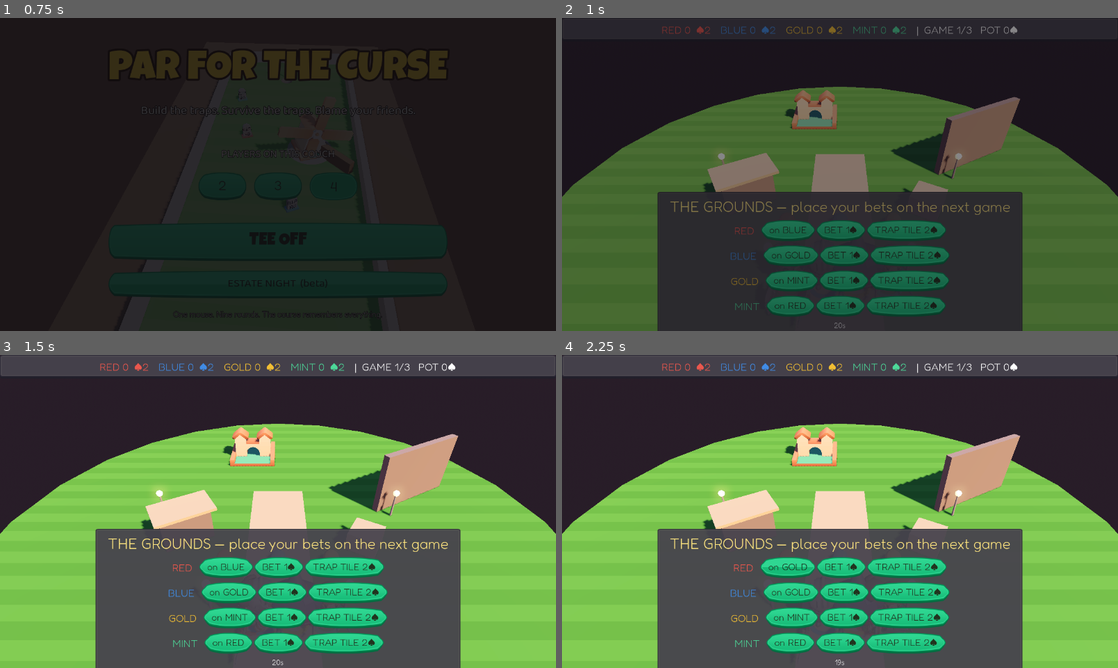
Above: before the commit, frames 1-4 (two rows, left to right).
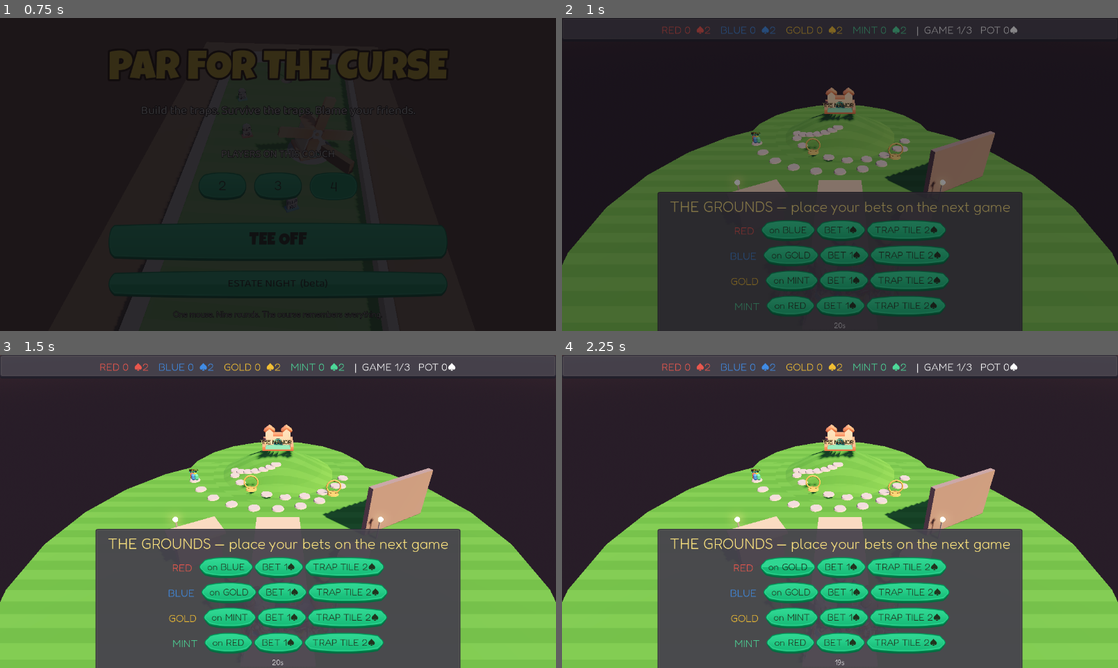
Above: after the commit, the same moments.

Repository: substrateagnostic/ill-will
Game: Godot game, scene res://scenes/menu.tscn
Same seed, same stepped clock (60 frames per second), same inputs: the game is played once before the commit and once after it.
Inputs (mouse positions are in pixels of both pictures, inside the frame that each line leads up to):
- Up to frame 1 (0.75 s): click "ESTATE NIGHT (beta)" at 0.5 s
- Up to frame 2 (1 s): no input
- Up to frame 3 (1.5 s): tap Enter at 1.25 s; move the mouse to (400, 495) at 1.27 s; hold D from 1.28 s (still down); tap E at 1.35 s; click (400, 495) at 1.42 s
- Up to frame 4 (2.25 s): tap Space at 1.52, 1.82 s; release D at 2 s; click "on BLUE" at 2 s

Frame 1 is identical in both runs. In frame 2, 17% of the frame differs, in the area x 0-100%, y 22-79%; in frame 3, 18%, in the area x 0-100%, y 0-79%; in frame 4, 18%.

Commit message:
The Pilgrimage Trail: leaderboard as terrain
26-stone serpentine up the hill to the Manor; pawns advance by points
earned (never dice); Reckoning parade animates advancement worst-first,
winner last; TOLLGATE stations claimable (passers pay the owner 1 grudge);
summit = instant night victory; champion statues erected at the Manor
gates, persisted across sessions. Hill + camera reframe.

Co-Authored-By: Claude Fable 5 <noreply@anthropic.com>

Diff:
--- a/estate/estate.gd
+++ b/estate/estate.gd
@@ -59,6 +59,7 @@
 	PlayerInput.auto_assign(GameState.player_count)
 	_spawn_walkers()
 	_spawn_toys()
+	$Trail.build(EstateState.players, EstateState.gate_statues)
 	_redraw_monuments()
 	_redraw_graffiti()
 	banner.visible = false
@@ -446,15 +447,57 @@
 	for c in phase_box.get_children():
 		if c is Label and c.modulate.a == 0.0:
 			var tw := create_tween()
-			tw.tween_interval(0.4 * i)
+			tw.tween_interval(0.35 * i)
 			tw.tween_property(c, "modulate:a", 1.0, 0.3)
 			i += 1
+	await get_tree().create_timer(0.35 * ticker.size() + 0.5).timeout
+	var summit := await _run_parade()
+	if summit >= 0:
+		_flash("%s REACHES THE MANOR!" % EstateState.players[summit].name, EstateState.players[summit].color, 3.0)
+		await get_tree().create_timer(2.0).timeout
+		_end_night(summit)
+		return
 	var btn := Button.new()
 	btn.text = "BACK TO THE GROUNDS" if EstateState.games_played < EstateState.night_length else "END THE NIGHT"
 	btn.pressed.connect(_after_reckoning)
 	phase_box.add_child(btn)
 	if bots:
-		get_tree().create_timer(2.5 + 0.4 * ticker.size()).timeout.connect(_after_reckoning)
+		get_tree().create_timer(2.0).timeout.connect(_after_reckoning)
+
+## Advances every pawn by the points just earned, worst first, winner last.
+## Handles tollgate claims/payments. Returns a summit player index or -1.
+func _run_parade() -> int:
+	var order: Array = EstateState.last_deltas.keys()
+	order.sort_custom(func(a, b): return EstateState.last_deltas[a] < EstateState.last_deltas[b])
+	var summit := -1
+	for p in order:
+		var delta: int = EstateState.last_deltas[p]
+		if delta <= 0:
+			continue
+		var from: int = EstateState.trail_pos[p]
+		var to: int = mini(from + delta, Trail.STONES - 1)
+		if to == from:
+			continue
+		var tw: Tween = $Trail.advance_pawn(p, from, to)
+		await tw.finished
+		EstateState.trail_pos[p] = to
+		for s in range(from + 1, to + 1):
+			if s in Trail.TOLLGATES:
+				if not EstateState.tollgates.has(s):
+					EstateState.tollgates[s] = p
+					_flash("%s CLAIMS THE TOLLGATE" % EstateState.players[p].name, EstateState.players[p].color, 1.6)
+					EstateState.add_graffiti("%s claimed a tollgate" % EstateState.players[p].name)
+				elif EstateState.tollgates[s] != p:
+					var owner_idx: int = EstateState.tollgates[s]
+					var taken := EstateState.steal_grudge(p, owner_idx, 1)
+					if taken > 0:
+						_flash("%s PAYS %s'S TOLL (1♠)" % [EstateState.players[p].name, EstateState.players[owner_idx].name], EstateState.players[owner_idx].color, 1.6)
+				await get_tree().create_timer(0.7).timeout
+		if to >= Trail.STONES - 1:
+			summit = p
+		_rebuild_top_bar()
+	_redraw_graffiti()
+	return summit
 
 func _after_reckoning() -> void:
 	if phase != Phase.RECKONING:
@@ -464,9 +507,10 @@
 	else:
 		_enter_grounds()
 
-func _end_night() -> void:
+func _end_night(champ_override := -1) -> void:
 	phase = Phase.NIGHT_END
-	var champ = EstateState.end_night()
+	var champ = EstateState.end_night(champ_override)
+	$Trail.add_statue(EstateState.gate_statues.back(), EstateState.gate_statues.size() - 1)
 	_redraw_monuments()
 	_rebuild_top_bar()
 	phase_panel.visible = false
--- a/estate/estate.tscn
+++ b/estate/estate.tscn
@@ -1,6 +1,7 @@
-[gd_scene load_steps=15 format=3]
+[gd_scene load_steps=16 format=3]
 
 [ext_resource type="Script" path="res://estate/estate.gd" id="1"]
+[ext_resource type="Script" path="res://estate/trail.gd" id="5_trail"]
 [ext_resource type="FontFile" path="res://assets/fonts/LuckiestGuy-Regular.ttf" id="2_luckiest"]
 [ext_resource type="Texture2D" path="res://assets/textures/grass_stripes.png" id="3_grass"]
 [ext_resource type="PackedScene" path="res://assets/models/minigolf/castle.glb" id="4_castle"]
@@ -74,8 +75,29 @@
 use_collision = true
 material = SubResource("mat_lawn")
 
+[node name="Hill" type="CSGCylinder3D" parent="Grounds"]
+transform = Transform3D(1, 0, 0, 0, 1, 0, 0, 0, 1, 0, 0.02, -13)
+radius = 7.0
+height = 0.1
+cone = true
+sides = 20
+use_collision = true
+material = SubResource("mat_lawn")
+
+[node name="HillMound" type="CSGCylinder3D" parent="Grounds"]
+transform = Transform3D(1, 0, 0, 0, 1, 0, 0, 0, 1, 0, 1.05, -13)
+radius = 4.2
+height = 2.1
+cone = true
+sides = 20
+use_collision = true
+material = SubResource("mat_lawn")
+
 [node name="Castle" parent="Grounds" instance=ExtResource("4_castle")]
-transform = Transform3D(2.6, 0, 0, 0, 2.6, 0, 0, 0, 2.6, -1.5, 0, -10.5)
+transform = Transform3D(2.2, 0, 0, 0, 2.2, 0, 0, 0, 2.2, 0, 2.05, -13)
+
+[node name="Trail" type="Node3D" parent="."]
+script = ExtResource("5_trail")
 
 [node name="Walkers" type="Node3D" parent="Grounds"]
 
@@ -168,7 +190,7 @@
 environment = SubResource("env")
 
 [node name="Camera3D" type="Camera3D" parent="."]
-transform = Transform3D(1, 0, 0, 0, 0.798636, 0.601815, 0, -0.601815, 0.798636, 0, 8.5, 6.5)
+transform = Transform3D(1, 0, 0, 0, 0.848, 0.529, 0, -0.529, 0.848, 0, 9.6, 8.2)
 fov = 55.0
 attributes = SubResource("cam_attr")
 
--- /dev/null
+++ b/estate/trail.gd
@@ -0,0 +1,136 @@
+class_name Trail
+extends Node3D
+## The Pilgrimage Trail: 26 stones spiraling up the hill to the Manor.
+## Pawns advance by points earned (never dice). Stations have teeth.
+
+signal gate_paid(payer: int, owner_idx: int)
+
+const STONES := 26
+const TOLLGATES := [8, 16]
+const HILL_CENTER := Vector3(0, 0, -13)
+const HILL_HEIGHT := 2.1
+const R_OUT := 6.2
+const R_IN := 1.6
+
+var pawns := {}
+var stone_nodes: Array = []
+
+func stone_pos(i: int) -> Vector3:
+	var t := float(i) / float(STONES - 1)
+	var ang_deg: float
+	var r: float
+	if t < 0.4:
+		var s := t / 0.4
+		ang_deg = lerpf(165.0, 15.0, s)
+		r = lerpf(6.2, 4.9, s)
+	elif t < 0.75:
+		var s := (t - 0.4) / 0.35
+		ang_deg = lerpf(15.0, 165.0, s)
+		r = lerpf(4.9, 3.3, s)
+	else:
+		var s := (t - 0.75) / 0.25
+		ang_deg = lerpf(165.0, 95.0, s)
+		r = lerpf(3.3, 1.7, s)
+	var ang := deg_to_rad(ang_deg)
+	var h := maxf(0.0, HILL_HEIGHT * (1.0 - r / 4.2))
+	return HILL_CENTER + Vector3(cos(ang) * r, h + 0.06, sin(ang) * r)
+
+func build(players: Array, statues: Array) -> void:
+	for i in STONES:
+		var s := MeshInstance3D.new()
+		var mesh := CylinderMesh.new()
+		mesh.top_radius = 0.34
+		mesh.bottom_radius = 0.38
+		mesh.height = 0.09
+		s.mesh = mesh
+		var mat := StandardMaterial3D.new()
+		var is_gate := i in TOLLGATES
+		mat.albedo_color = Color(0.85, 0.7, 0.35) if is_gate else Color(0.75, 0.73, 0.7)
+		mat.roughness = 0.85
+		s.material_override = mat
+		add_child(s)
+		s.global_position = stone_pos(i)
+		stone_nodes.append(s)
+		if is_gate:
+			var arch := MeshInstance3D.new()
+			var am := TorusMesh.new()
+			am.inner_radius = 0.4
+			am.outer_radius = 0.5
+			arch.mesh = am
+			arch.material_override = mat
+			add_child(arch)
+			arch.global_position = stone_pos(i) + Vector3(0, 0.5, 0)
+			arch.rotation_degrees.x = 90.0
+		if i == STONES - 1:
+			var flag_lbl := Label3D.new()
+			flag_lbl.text = "THE MANOR"
+			flag_lbl.font_size = 60
+			flag_lbl.pixel_size = 0.006
+			flag_lbl.billboard = BaseMaterial3D.BILLBOARD_ENABLED
+			flag_lbl.modulate = Color(1, 0.9, 0.5)
+			flag_lbl.outline_size = 14
+			add_child(flag_lbl)
+			flag_lbl.global_position = stone_pos(i) + Vector3(0, 1.6, 0)
+	for pl in players:
+		var pawn := _make_pawn(pl.color, pl.name)
+		add_child(pawn)
+		pawns[pl.index] = pawn
+		_seat_pawn(pl.index, 0)
+	_draw_statues(statues)
+
+func _make_pawn(color: Color, pname: String) -> Node3D:
+	var root := Node3D.new()
+	var body := MeshInstance3D.new()
+	var bm := CapsuleMesh.new()
+	bm.radius = 0.13
+	bm.height = 0.46
+	body.mesh = bm
+	var mat := StandardMaterial3D.new()
+	mat.albedo_color = color
+	mat.roughness = 0.4
+	body.material_override = mat
+	body.position.y = 0.28
+	root.add_child(body)
+	var tag := Label3D.new()
+	tag.text = pname
+	tag.font_size = 34
+	tag.pixel_size = 0.005
+	tag.billboard = BaseMaterial3D.BILLBOARD_ENABLED
+	tag.modulate = color
+	tag.outline_size = 8
+	tag.position.y = 0.72
+	root.add_child(tag)
+	return root
+
+func _seat_pawn(p: int, stone: int) -> void:
+	var offset := Vector3(0.12 * (p - 1.5), 0, 0.1 * ((p % 2) * 2 - 1))
+	pawns[p].global_position = stone_pos(stone) + offset
+
+## Animated advancement; calls gate_cb(payer, gate_idx) when crossing an
+## owned tollgate stone (claim/pay handled by the caller). Returns the tween.
+func advance_pawn(p: int, from_stone: int, to_stone: int) -> Tween:
+	var tw := create_tween()
+	for s in range(from_stone + 1, to_stone + 1):
+		var target := stone_pos(s) + Vector3(0.12 * (p - 1.5), 0, 0.1 * ((p % 2) * 2 - 1))
+		tw.tween_property(pawns[p], "global_position", target + Vector3(0, 0.25, 0), 0.11)
+		tw.tween_property(pawns[p], "global_position", target, 0.09)
+		tw.tween_callback(Sfx.play.bind("card", -12.0, 0.15))
+	return tw
+
+func add_statue(st: Dictionary, idx: int) -> void:
+	var col := Color.from_string(str(st.color), Color.WHITE)
+	var statue := _make_pawn(col, str(st.owner))
+	statue.scale = Vector3(1.5, 1.5, 1.5)
+	add_child(statue)
+	var ang := deg_to_rad(200.0 + (idx % 8) * 20.0)
+	statue.global_position = stone_pos(STONES - 1) + Vector3(cos(ang) * 1.3, 0, sin(ang) * 1.3)
+
+func _draw_statues(statues: Array) -> void:
+	for i in statues.size():
+		var st: Dictionary = statues[i]
+		var col := Color.from_string(str(st.color), Color.WHITE)
+		var statue := _make_pawn(col, str(st.owner))
+		statue.scale = Vector3(1.5, 1.5, 1.5)
+		add_child(statue)
+		var ang := deg_to_rad(200.0 + (i % 8) * 20.0)
+		statue.global_position = stone_pos(STONES - 1) + Vector3(cos(ang) * 1.3, 0, sin(ang) * 1.3)
Not shown, added: estate/trail.gd.uid
